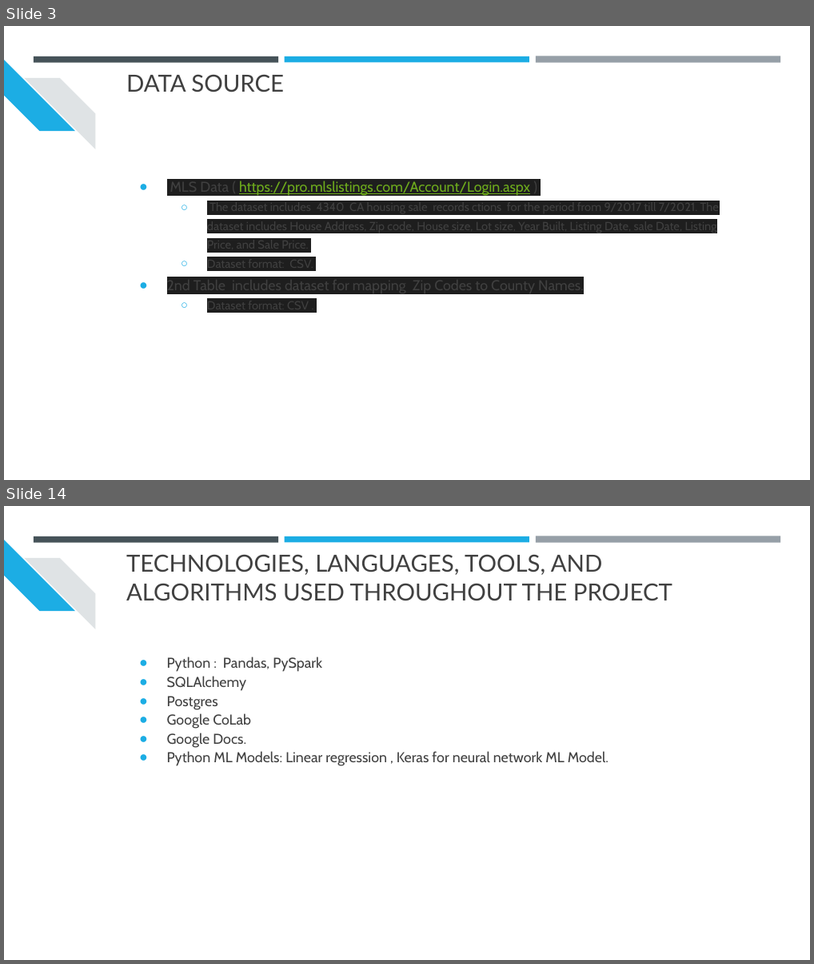
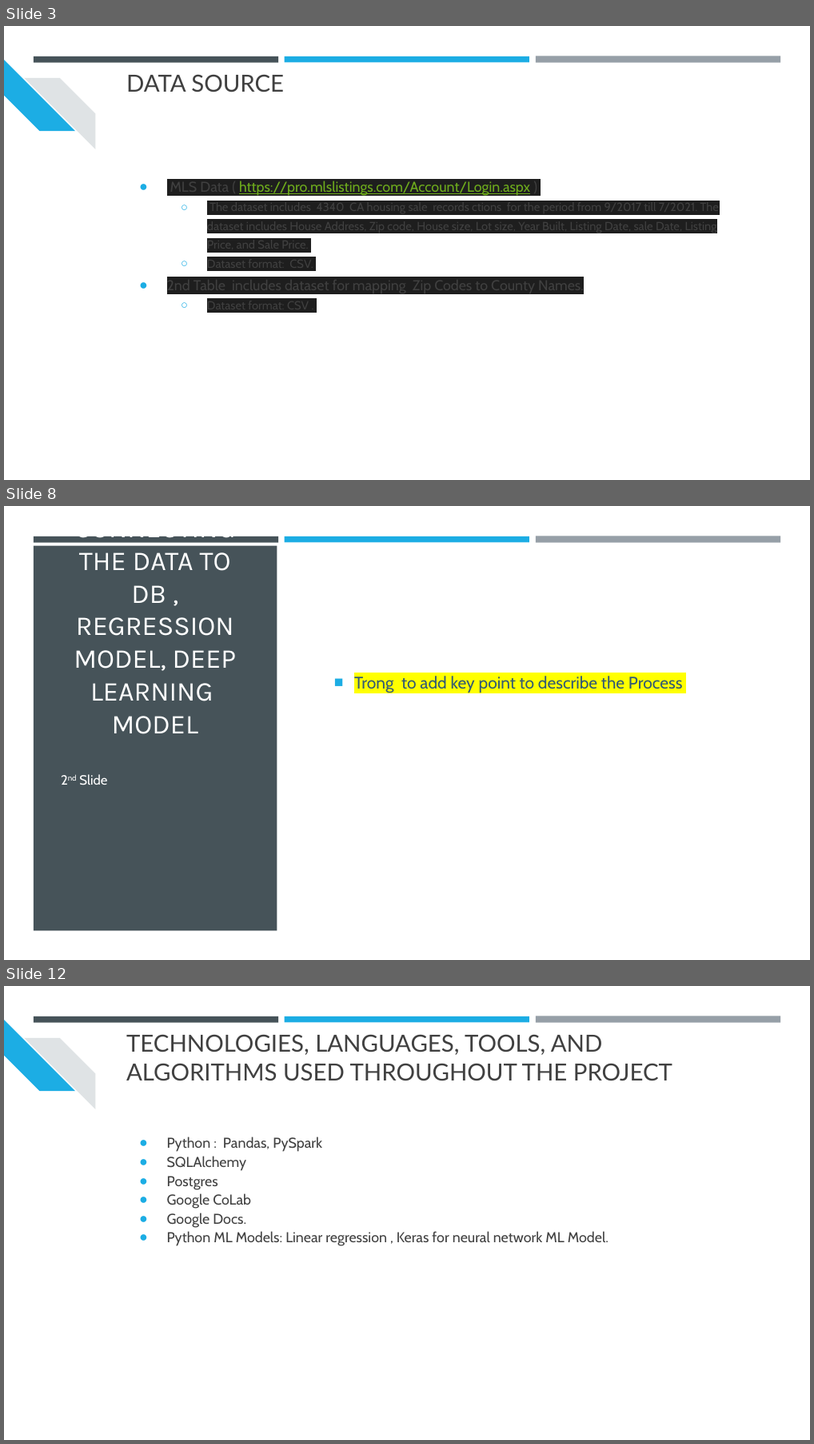
Before and after one commit to srthirum1/Final_Group_Project, a slide deck: Final_Project/CA Housing Prices Analysis.pptx. Shown one above the other, each under a label of ours: slides 3 and 14 before the commit, slides 3, 8 and 12 after it; the slides between them are not shown. The pictures are 814x964 and 814x1444 pixels, drawn with LibreOffice and Linux fonts; fonts in the diff are those of the drawing. Boxes give left, top, right and bottom in pixels: in the first picture for what was removed or moved away, otherwise in the second. Text is boxed around its words. In the diff, an @@ line names an element or a change of style, - is before the commit and + after.

```diff
--- a/Final_Project/CA Housing Prices Analysis.pptx
+++ b/Final_Project/CA Housing Prices Analysis.pptx
@@ slide 8 added at (4, 506, 810, 960), background #FFFFFF; not listed: 3 template elements that a slide beside it also shows @@
@@ rectangle added at (34, 546, 278, 931), fill #465359 @@
@@ title added at (74, 536, 237, 734), 32.4 pt, text #FFFFFF @@
+CONNECTING THE DATA TO DB , REGRESSION MODEL, DEEP LEARNING MODEL
@@ text added at (354, 676, 682, 693), 20 pt, text #335B74 @@
+■ Trong to add key point to describe the Process
@@ text added at (79, 774, 107, 784), 16 pt, text #FFFFFF @@
+2nd Slide
@@ what was slide 14 is now slide 12 @@
```
Also in this commit, not shown: 8 slides changed, 1 other slide added, 1 slide removed, 1 other file.
